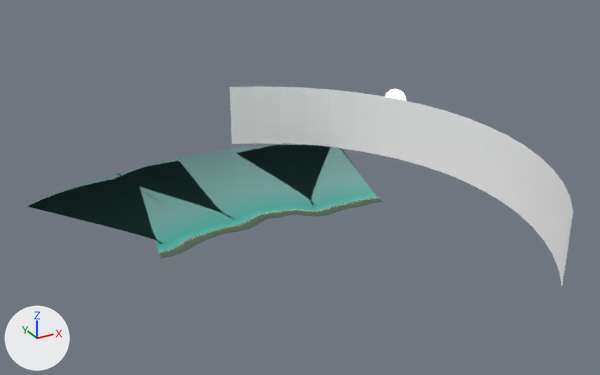
An edit to the glTF model frontend/projects/ride/public/courses/lakelouise.glb, drawn before and after from the same camera.
The view is the same before and after, from a camera (50 mm lens) standing at (-6907.0, -21300.0, 13473.0) and looking at (4719.0, -162.0, 2904.0). Lighting does not change. The marker at lower left points along +X, +Y and +Z. The older version comes first. Where no turn or scale is listed for an object, it has been applied to the vertices.

Objects in the first picture: 'Sea', 'VictoriaGlacier' and 10 more.
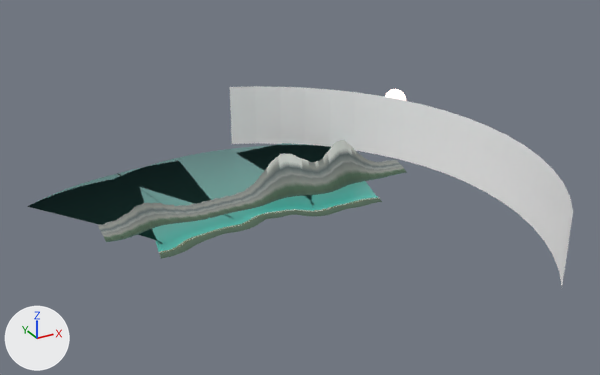
Scene script edits in JSON lines:
```json
{"op": "add", "block": "mat_fairviewrock", "code": ["mat_fairviewrock = bpy.data.materials.new('FairviewRock')", "mat_fairviewrock.use_nodes = True; mat_fairviewrock.node_tree.nodes.clear()", "_N = mat_fairviewrock.node_tree.nodes; _L = mat_fairviewrock.node_tree.links", "n0 = _N.new('ShaderNodeBsdfPrincipled'); n0.name = 'Principled BSDF'", "n0.inputs[2].default_value = 0.85  # 'Roughness'", "n1 = _N.new('ShaderNodeOutputMaterial'); n1.name = 'Material Output'", "n2 = _N.new('ShaderNodeVertexColor'); n2.name = 'Color Attribute'", "_L.new(n0.outputs[0], n1.inputs[0])  # 'BSDF' to 'Surface'", "_L.new(n2.outputs[0], n0.inputs[0])  # 'Color' to 'Base Color'"]}
{"op": "add", "block": "me_fairviewrock", "code": ["me_fairviewrock = bpy.data.meshes.new('FairviewRock')", "me_fairviewrock.from_pydata(...)  # 1840 vertices, 3294 faces; spans x 0.0..11376.0, y -1271.0..0.0, z 0.0..1433.0", "me_fairviewrock.materials.append(mat_fairviewrock)"]}
{"op": "add", "block": "ob_fairviewrock", "code": ["ob_fairviewrock = bpy.data.objects.new('FairviewRock', me_fairviewrock)", "ob_fairviewrock.location = (-1210.0, 2587.0, 1729.0)"]}
```

Changed parts and their boxes (x1, y1, x2, y2) in the pictures (600 x 375 px):
```json
{"object": "FairviewRock", "change": "added", "after": [98, 140, 407, 242]}
```
